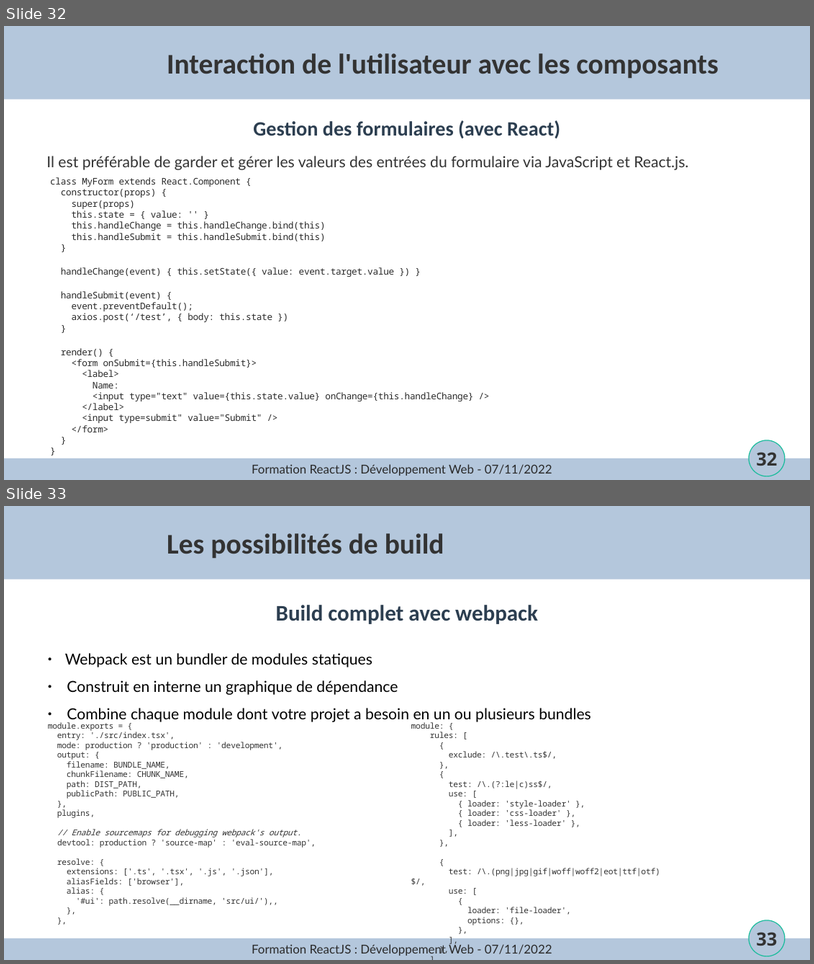
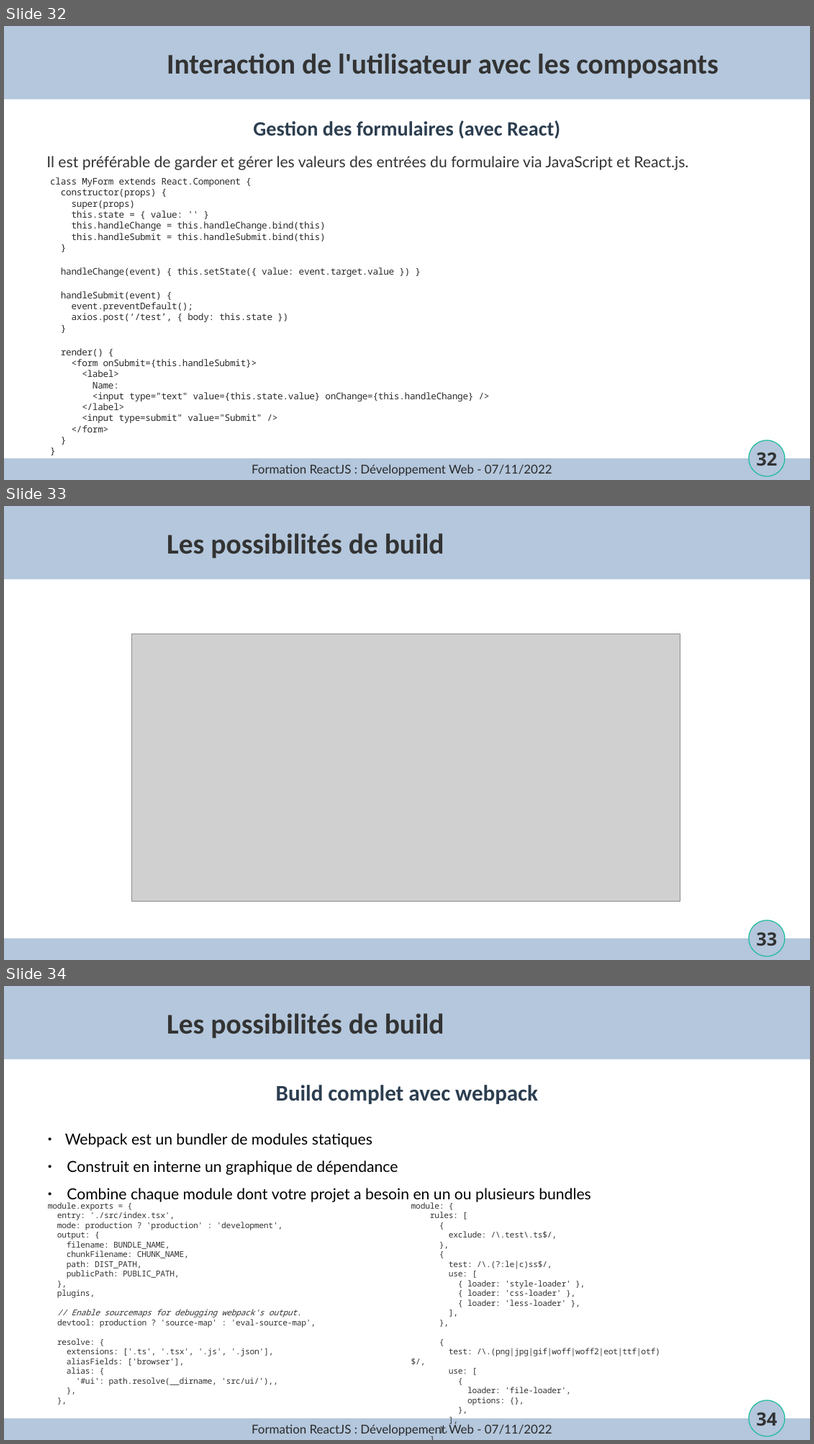
Before and after one commit to joselegitan/formation-react, a slide deck: cours.odp. Shown one above the other, each under a label of ours: slides 32 and 33 before the commit, slides 32, 33 and 34 after it. The pictures are 814x964 and 814x1444 pixels, drawn with LibreOffice and Linux fonts; fonts in the diff are those of the drawing; grey boxes stand for pictures; background and template pictures are left out. Boxes give left, top, right and bottom in pixels: in the first picture for what was removed or moved away, otherwise in the second. Text is boxed around its words. In the diff, an @@ line names an element or a change of style, - is before the commit and + after.

```diff
--- a/cours.odp
+++ b/cours.odp
@@ slide 33 added at [4,506,810,960], background #FFFFFF; not listed: 4 template elements that a slide beside it also shows @@
@@ title added at [167,533,445,558], 28 pt, text #333333, bold @@
+Les possibilités de build
@@ picture added at [132,634,681,901] @@
@@ what was slide 33 is now slide 34 @@
@@ page number at [756,1412,777,1425]: text changed @@
-33
+34
```
Also in this commit, not shown: 4 slides changed, 2 other slides added, 2 slides removed.
